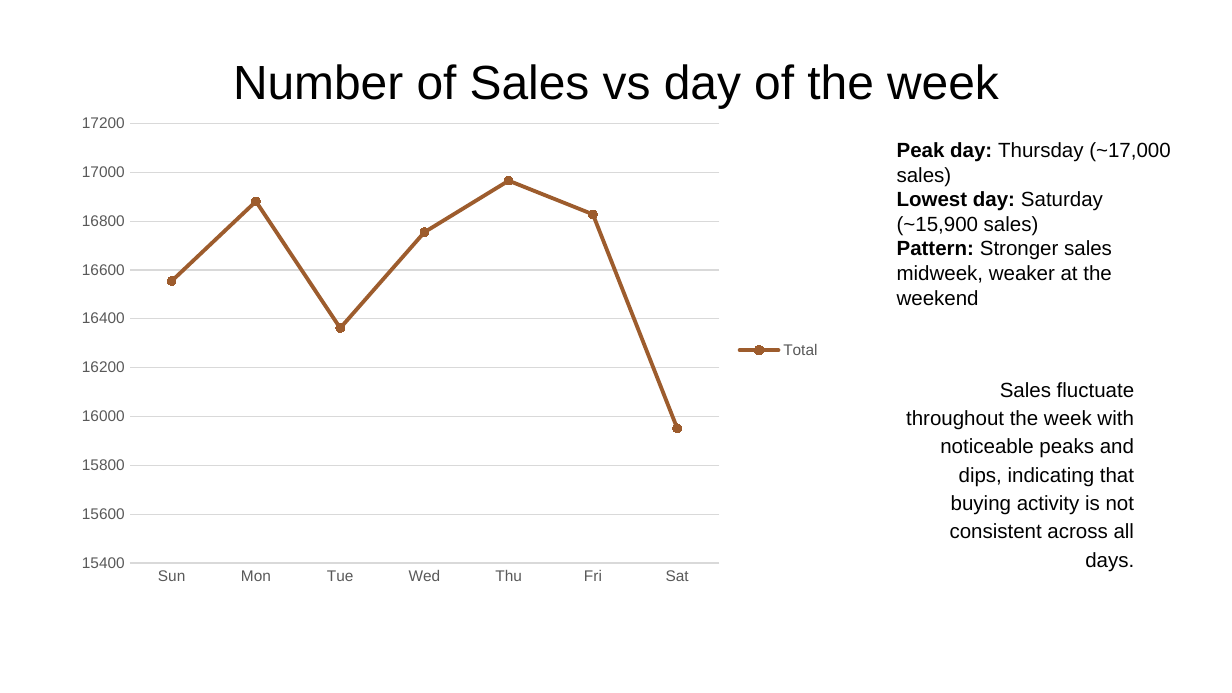
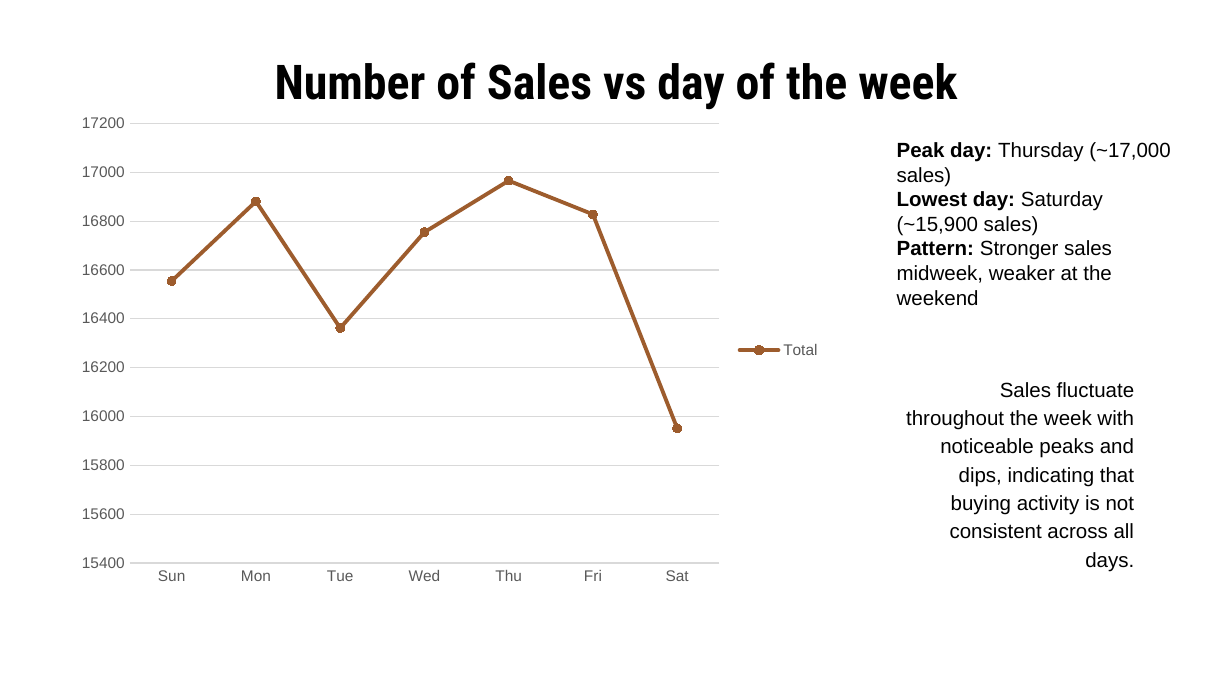
Before and after one commit to anelisaaphelele1-cmyk/BrightCoffee-Shop-Analysis, a slide deck: slide 8 of BrightCoffee Presentation.pptx. Drawn at 1232x693 pixels with LibreOffice and Linux fonts; fonts in the diff are those of the drawing. Boxes give left, top, right and bottom in pixels: in the first picture for what was removed or moved away, otherwise in the second. Text is boxed around its words. In the diff, an @@ line names an element or a change of style, - is before the commit and + after.

```diff
--- a/BrightCoffee Presentation.pptx
+++ b/BrightCoffee Presentation.pptx
@@ text "Number of Sales vs day ..." at box(275, 62, 957, 110): font Arial to Roboto Condensed, bold on @@
```
Also in this commit, not shown: 3 other slides changed.
